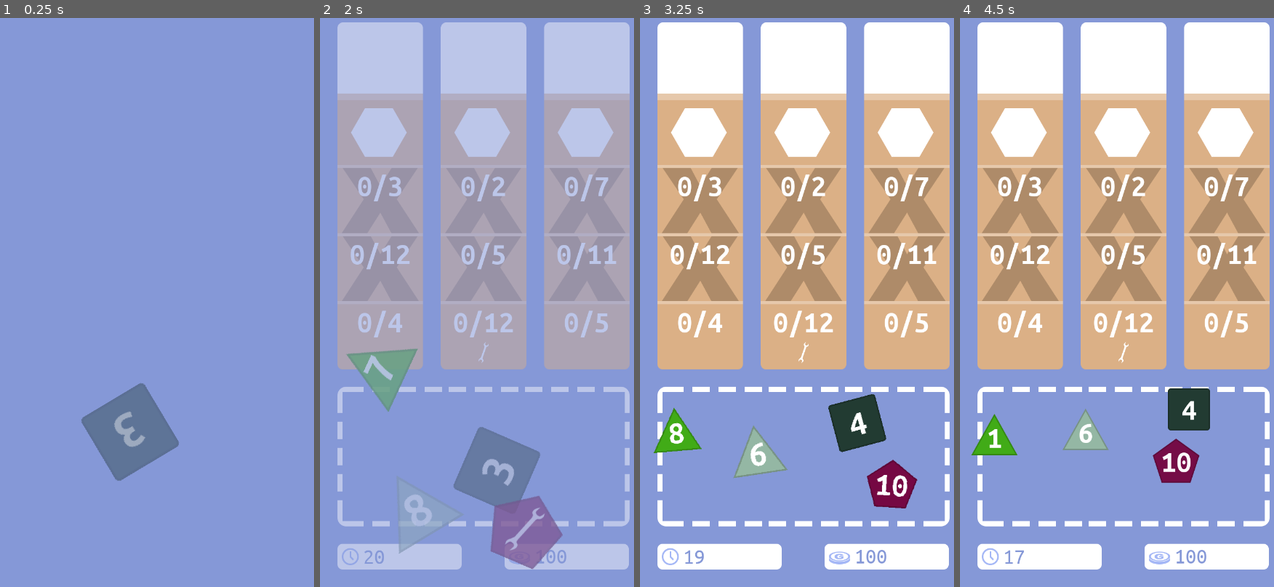
Above: before the commit, frames 1-4 (left to right).
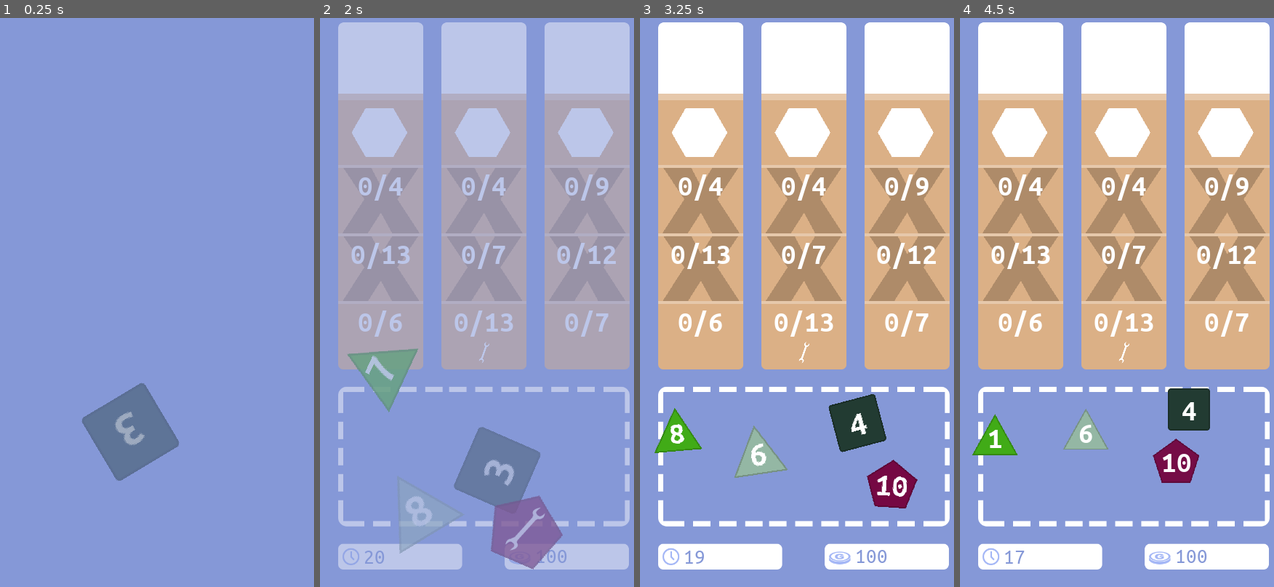
Above: after the commit, the same moments.

Repository: matzebond/DiceRepair
Game: Godot game, scene res://scenes/screens/RootNode.tscn
The game is run twice, just before and just after one commit, with the same random seed, the same clock (stepped at 60 frames per second) and the same inputs.
Inputs (mouse positions are in pixels of both pictures, inside the frame that each line leads up to):
- Up to frame 1 (0.25 s): no input
- Up to frame 2 (2 s): tap Enter (ui_accept) at 0.5 s; drag from (439, 439) to (483, 513) at 0.52 s; drag from (417, 325) to (483, 421) at 1.27 s
- Up to frame 3 (3.25 s): move the mouse to (815, 473) at 2.02 s; click (815, 473) at 2.17 s; drag from (683, 416) to (844, 439) at 2.77 s
- Up to frame 4 (4.5 s): drag from (1079, 444) to (994, 439) at 3.52 s; drag from (1220, 473) to (1085, 433) at 4.27 s

The runs differ from the first frame. In frame 1, 0.1% of the frame differs, in the area x 25-57%, y 64-82%; in frame 2, 1.9%; in frame 3, 2.9%, in the area x 4-95%, y 0-97%; in frame 4, 2.8%.

Commit message:
Added icon

Diff:
--- a/default_env.tres
+++ b/default_env.tres
@@ -3,6 +3,6 @@
 [sub_resource type="ProceduralSky" id=1]
 
 [resource]
-background_mode = 1
 background_sky = SubResource( 1 )
 background_color = Color( 0.521569, 0.596078, 0.843137, 1 )
+fog_enabled = true
--- a/project.godot
+++ b/project.godot
@@ -15,14 +15,15 @@
 
 [application]
 
-config/name="DiceRepair"
+config/name="Roll & Repair"
 run/main_scene="res://scenes/screens/RootNode.tscn"
+config/icon="res://assets/img/logo.png"
 
 [display]
 
 window/size/width=750
 window/size/height=1334
-window/stretch/mode="viewport"
+window/stretch/mode="2d"
 window/stretch/aspect="keep"
 
 [rendering]
--- a/scenes/jobs/JobStep.gd
+++ b/scenes/jobs/JobStep.gd
@@ -2,8 +2,8 @@
 const Die = preload("res://scenes/die/Die.gd")
 
 
-export var work_min:int = 1
-export var work_max:int = 13
+export var work_min:int = 3
+export var work_max:int = 14
 
 var work_req:int
 var work_cur:int
Binary file added: assets/img/logo.png
Not shown, added: assets/img/logo.png.import
